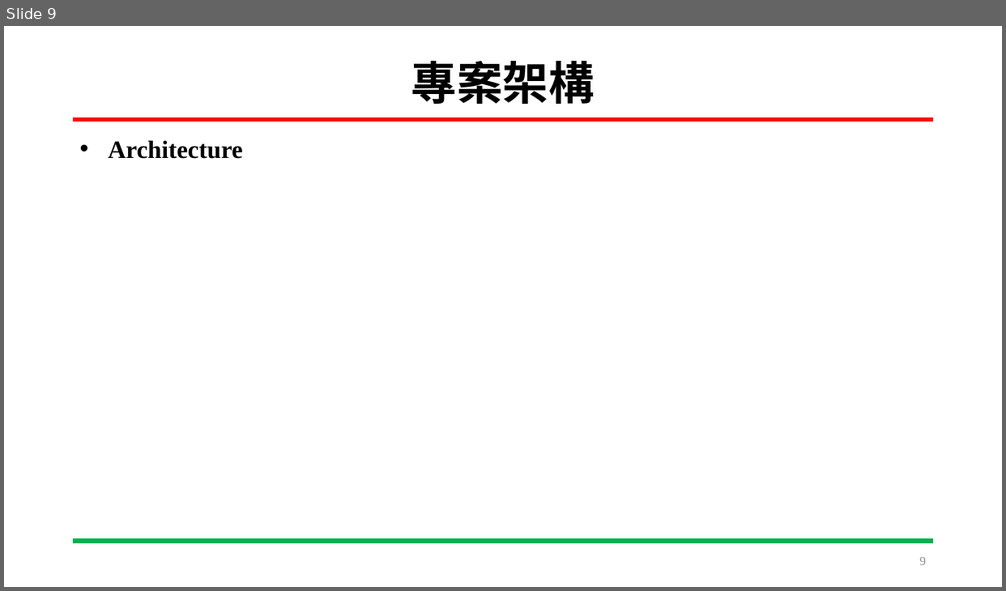
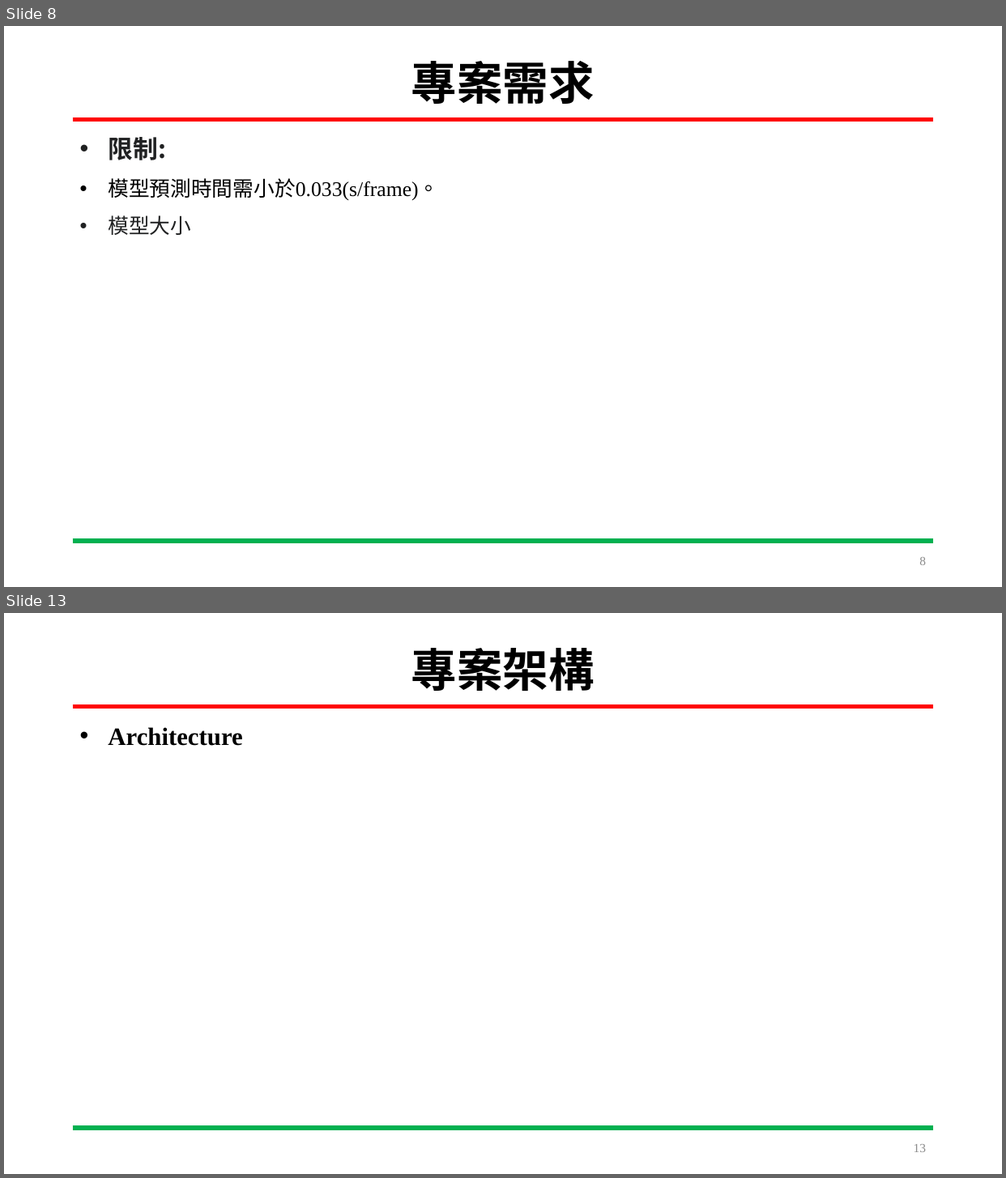
Before and after one commit to HOURFA/ML, a slide deck: final_project/DevelopmentLog/ML_finalproject.pptx. Shown one above the other, each under a label of ours: slide 9 before the commit, slides 8 and 13 after it; the slides between them are not shown. The pictures are 1006x591 and 1006x1178 pixels, drawn with LibreOffice and Linux fonts; fonts in the diff are those of the drawing. Boxes give left, top, right and bottom in pixels: in the first picture for what was removed or moved away, otherwise in the second. Text is boxed around its words. In the diff, an @@ line names an element or a change of style, - is before the commit and + after.

```diff
--- a/final_project/DevelopmentLog/ML_finalproject.pptx
+++ b/final_project/DevelopmentLog/ML_finalproject.pptx
@@ slide 8 added at (4, 26, 1002, 587), background #FFFFFF; not listed: 2 template elements that a slide beside it also shows @@
@@ title added at (411, 61, 594, 104), 44 pt, text #000000, bold @@
+專案需求
@@ text added at (108, 137, 439, 235), 20 pt, text #000000 @@
+• 限制:
+• 模型預測時間需小於0.033(s/frame)。
+• 模型大小
@@ page number added at (919, 557, 926, 565), 12 pt, text #8C8C8C @@
+8
@@ what was slide 9 is now slide 13 @@
@@ page number at (914, 1144, 926, 1152): text changed @@
-9
+13
```
Also in this commit, not shown: 8 slides changed, 3 other slides added.
